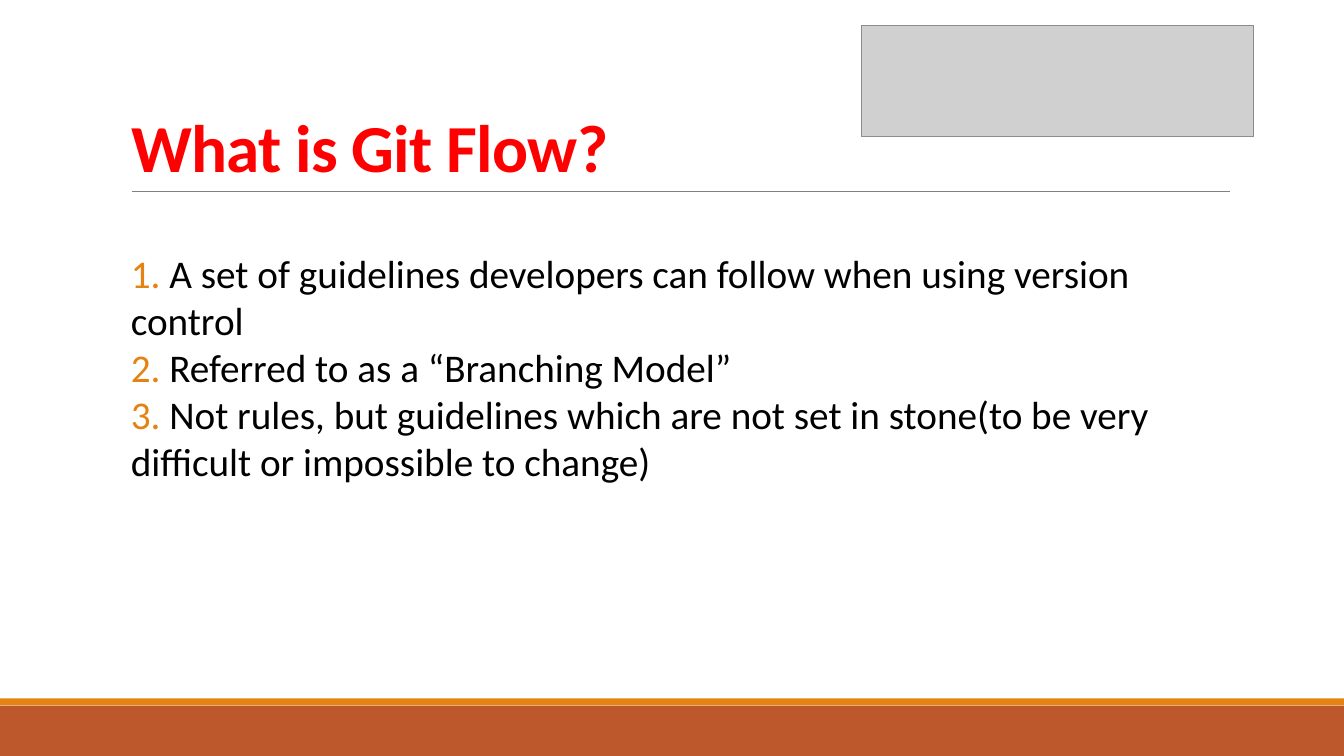
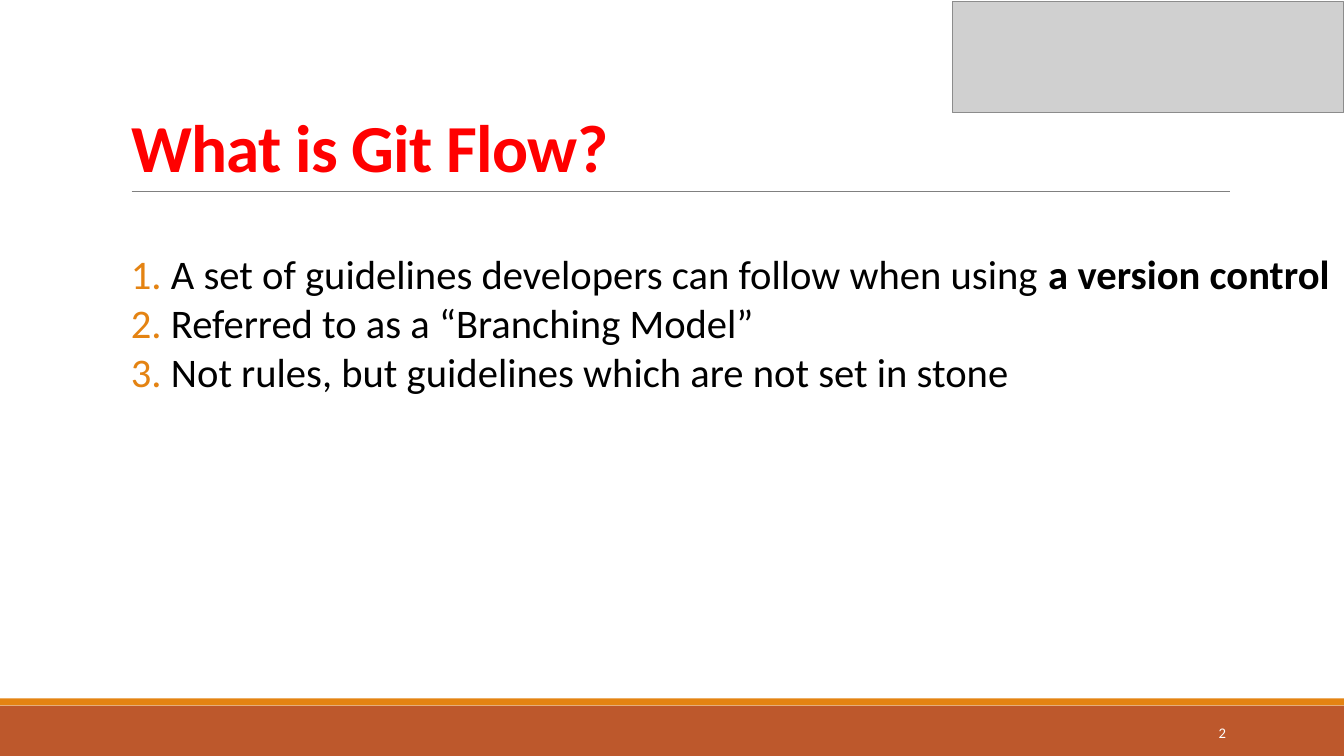
Before and after one commit to TrinhDinhPhuc/DEVNet, a slide deck: slide 2 of Git/How to use Git Flow.pptx. Drawn at 1344x756 pixels with LibreOffice and Linux fonts; fonts in the diff are those of the drawing; grey boxes stand for pictures. Boxes give left, top, right and bottom in pixels: in the first picture for what was removed or moved away, otherwise in the second. Text is boxed around its words. In the diff, an @@ line names an element or a change of style, - is before the commit and + after.

```diff
--- a/Git/How to use Git Flow.pptx
+++ b/Git/How to use Git Flow.pptx
@@ picture: place and size @@
-picture at (862,25,1254,137)
+picture at (953,2,1344,114)
@@ text at (131,260,1330,296): text changed; size 28 to 29 pt @@
-1. A set of guidelines developers can follow when using version control
+1. A set of guidelines developers can follow when using a version control
@@ text at (131,309,754,345): size 28 to 29 pt in "2. Referred to as a “Branching Model”" @@
@@ text at (131,358,1009,394): text changed; size 28 to 29 pt @@
-3. Not rules, but guidelines which are not set in stone(to be very difficult or impossible to change)
+3. Not rules, but guidelines which are not set in stone
@@ page number added at (1219,728,1226,738), 10.5 pt, text #FFFFFF @@
+2
```
Also in this commit, not shown: 4 other slides changed, 6 slides added, 4 slides removed, 11 other files.
